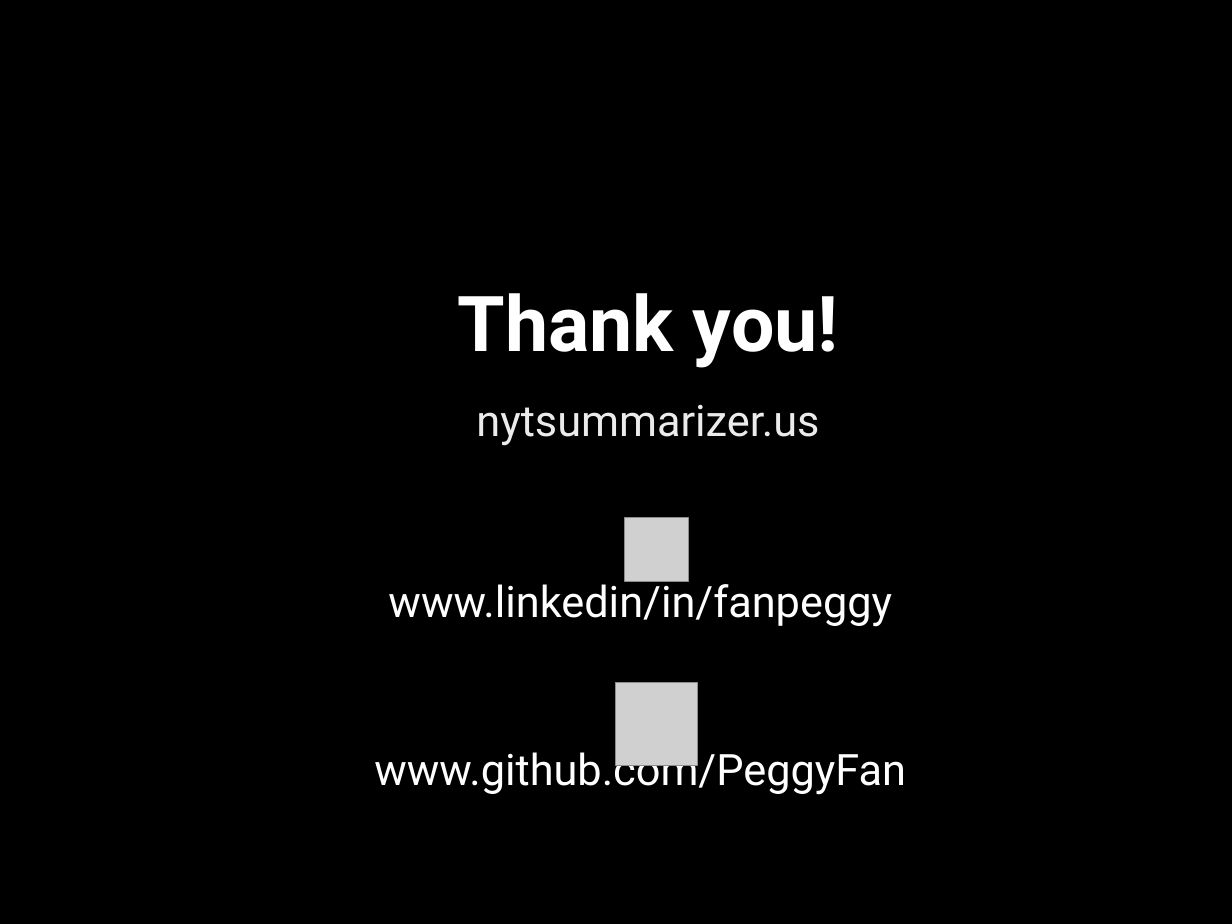
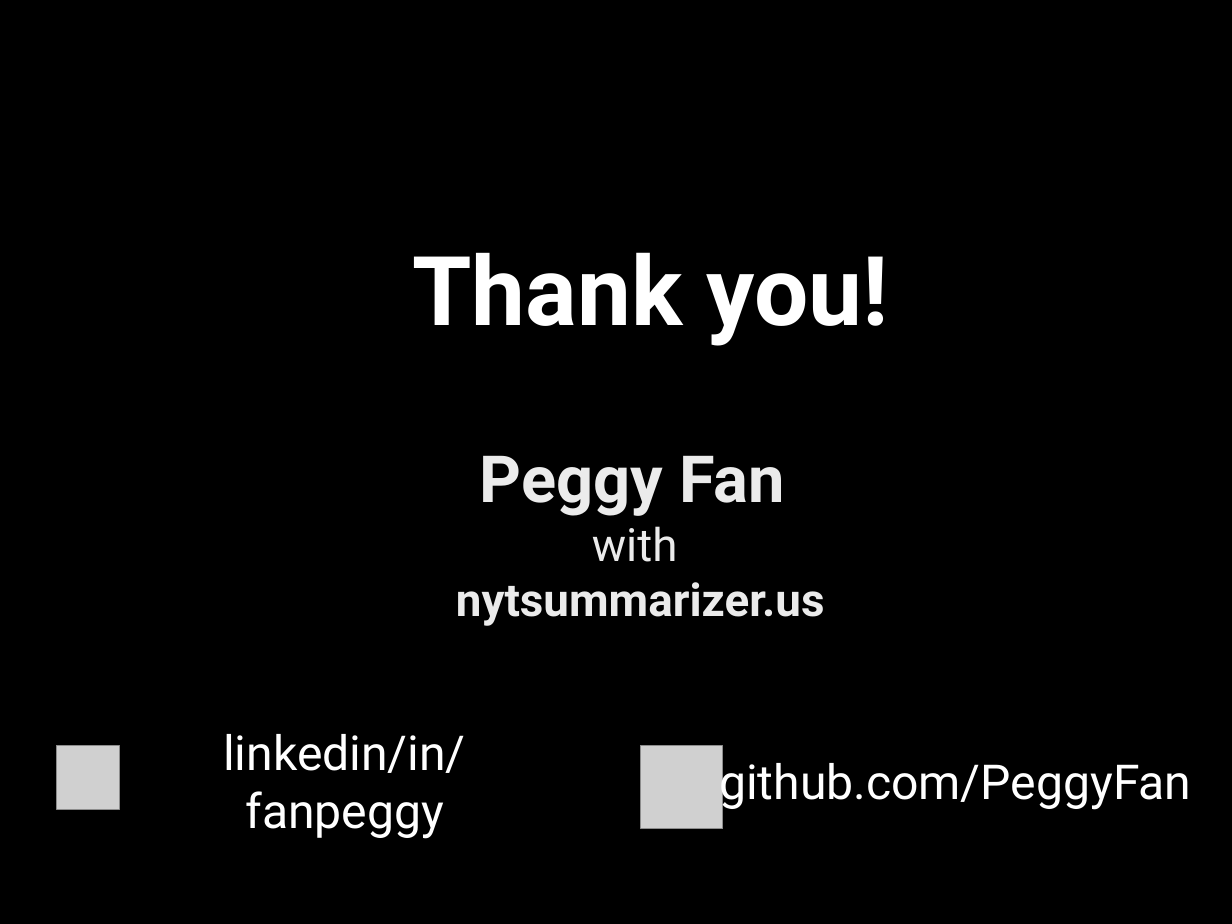
Before and after one commit to PeggyFan/Project, a slide deck: slide 13 of nyt_summarizer_10_10.pptx. Drawn at 1232x924 pixels with LibreOffice and Linux fonts; fonts in the diff are those of the drawing; grey boxes stand for pictures; background and template pictures are left out. Boxes give left, top, right and bottom in pixels: in the first picture for what was removed or moved away, otherwise in the second. Text is boxed around its words. In the diff, an @@ line names an element or a change of style, - is before the commit and + after.

```diff
--- a/nyt_summarizer_10_10.pptx
+++ b/nyt_summarizer_10_10.pptx
@@ title "Thank you!": place and size @@
-title "Thank you!" at (458, 293, 839, 446)
+title "Thank you!" at (412, 252, 888, 346)
@@ title "Thank you!" at (412, 252, 888, 346): size 64 to 80 pt @@
@@ title at (476, 405, 819, 446): paragraph removed @@
-nytsummarizer.us
@@ text added at (456, 455, 825, 626), 38 pt, text #EBEBEB, bold @@
+Peggy Fan
+with
+nytsummarizer.us
@@ text removed at (374, 577, 906, 795) @@
-www.linkedin/in/fanpeggy
-www.github.com/PeggyFan
@@ picture: place and size @@
-picture at (625, 518, 688, 581)
+picture at (56, 746, 120, 809)
@@ text added at (223, 734, 465, 839), 40 pt, text #FFFFFF @@
+linkedin/in/fanpeggy
@@ picture: place and size @@
-picture at (615, 683, 697, 765)
+picture at (640, 746, 723, 828)
@@ text added at (719, 755, 1191, 810), 40 pt, text #FFFFFF @@
+github.com/PeggyFan
```
Also in this commit, not shown: 3 other slides changed, 2 slides added, 1 slide removed, 6 other files.
